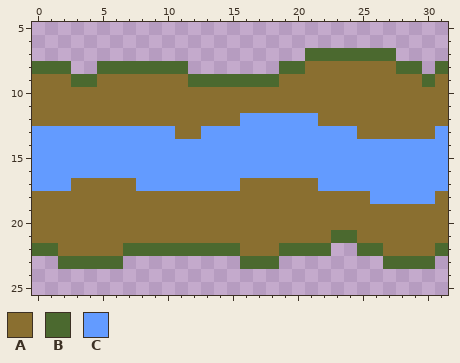
Two versions of one pixel-art sprite, client/res/gfx/cum_path.png. The picture above is the old version.
The file is 32x32 pixels. Shown: x 0..31, y 5..25.
Palette (. is transparent): A #8a6f30  B #4b692f  C #639bff
Pixels before, first column x 0:
 7 .....................BBBBBBB....
 8 BBB..BBBBBBB.......BBAAAAAAABB.B
 9 AAABBAAAAAAABBBBBBBAAAAAAAAAAABA
10 AAAAAAAAAAAAAAAAAAAAAAAAAAAAAAAA
11 AAAAAAAAAAAAAAAAAAAAAAAAAAAAAAAA
12 AAAAAAAAAAAAAAAACCCCCCAAAAAAAAAA
13 CCCCCCCCCCCAACCCCCCCCCCCCAAAAAAC
14 CCCCCCCCCCCCCCCCCCCCCCCCCCCCCCCC
15 CCCCCCCCCCCCCCCCCCCCCCCCCCCCCCCC
16 CCCCCCCCCCCCCCCCCCCCCCCCCCCCCCCC
17 CCCAAAAACCCCCCCCAAAAAACCCCCCCCCC
18 AAAAAAAAAAAAAAAAAAAAAAAAAACCCCCA
19 AAAAAAAAAAAAAAAAAAAAAAAAAAAAAAAA
20 AAAAAAAAAAAAAAAAAAAAAAAAAAAAAAAA
21 AAAAAAAAAAAAAAAAAAAAAAABBAAAAAAA
22 BBAAAAABBBBBBBBBAAABBBB..BBAAAAB
23 ..BBBBB.........BBB........BBBB.
The same view after the edit:
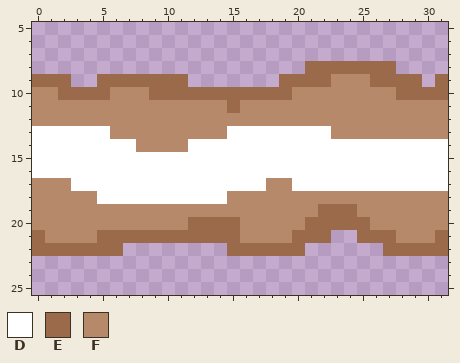
Colours new in this view: D #ffffff  E #9a6a4b  F #b7896b
The commit says: updated snail cum texture
The exact change:
Changed rows in their new state; - is an unchanged pixel.
first column x 0:
 7 ---------------------.......----
 8 ...--.......-------..EEEEEEE..-.
 9 EEE..EEEEEEE.......EEEEFFFEEEE.E
10 FFEEEEFFFEEEEEEEEEEEFFFFFFFFEEEE
11 FFFFFFFFFFFFFFFEFFFFFFFFFFFFFFFF
12 FFFFFFFFFFFFFFFFFFFFFFFFFFFFFFFF
13 DDDDDDFFFFFFFFFDDDDDDDDFFFFFFFFF
14 DDDDDDDDFFFFDDDDDDDDDDDDDDDDDDDD
15 DDDDDDDDDDDDDDDDDDDDDDDDDDDDDDDD
16 DDDDDDDDDDDDDDDDDDDDDDDDDDDDDDDD
17 FFFDDDDDDDDDDDDDDDFFDDDDDDDDDDDD
18 FFFFFDDDDDDDDDDFFFFFFFFFFFFFFFFF
19 FFFFFFFFFFFFFFFFFFFFFFEEEFFFFFFF
20 FFFFFFFFFFFFEEEEFFFFFEEEEEFFFFFF
21 EFFFFEEEEEEEEEEEFFFFEEE..EEEFFFE
22 EEEEEEE........EEEEEE..--..EEEEE
23 --.....---------...--------....-
